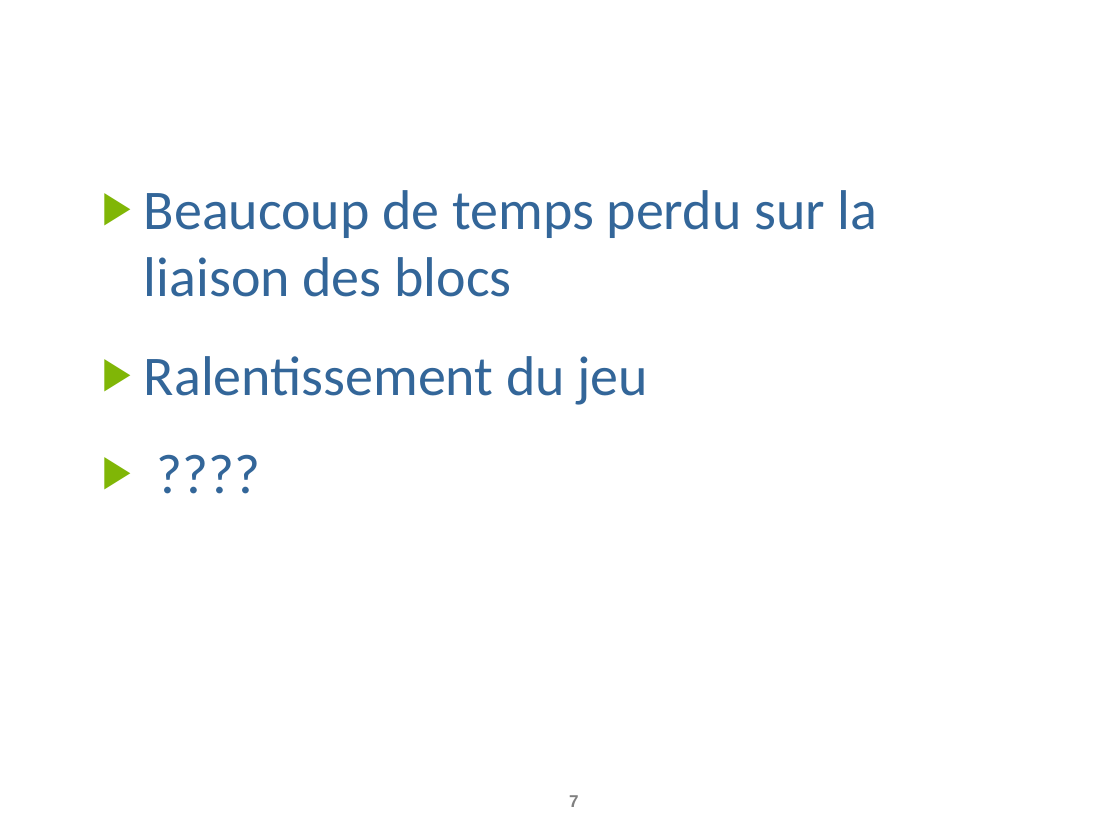
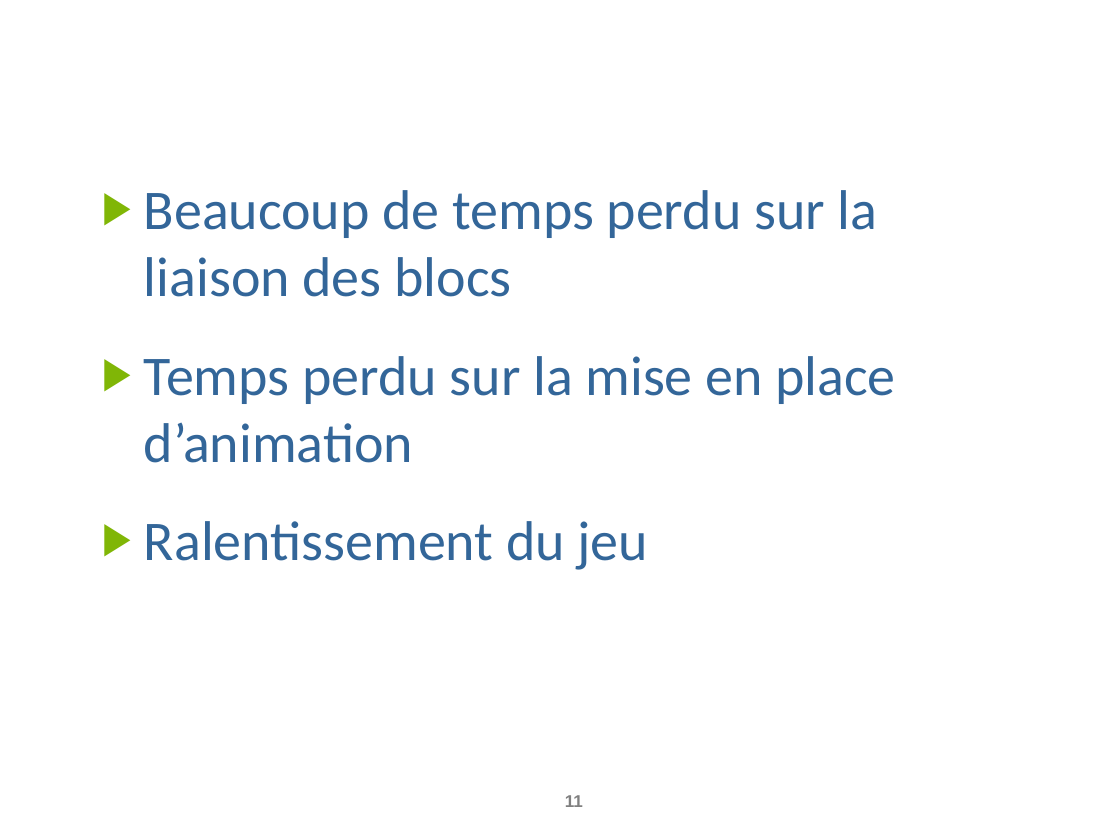
Before and after one commit to thibaulthavard/BlockBuster, a slide deck: slide 11 of Presentation.pptx (slide 7 before the commit). Drawn at 1120x840 pixels with LibreOffice and Linux fonts; fonts in the diff are those of the drawing; background and template pictures are left out. Boxes give left, top, right and bottom in pixels: in the first picture for what was removed or moved away, otherwise in the second. Text is boxed around its words. In the diff, an @@ line names an element or a change of style, - is before the commit and + after.

```diff
--- a/Presentation.pptx
+++ b/Presentation.pptx
@@ text at (144,190,896,570): paragraph removed @@
-▶ ????
@@ text at (144,356,896,463): paragraph added @@
+▶ Temps perdu sur la mise en place d’animation
@@ page number at (565,795,583,807): text changed @@
-7
+11
```
Also in this commit, not shown: 2 other slides changed, 4 slides added, 1 other file.
